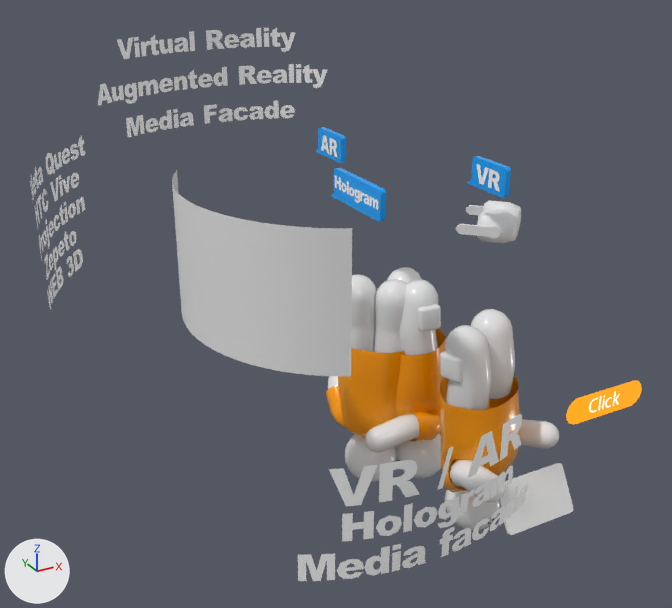
Before and after pictures for a commit that changed the glTF model 3d/vr_ar_hologram.glb.
The view is the same before and after, from a 50 mm lens placed at (-2.0, -3.96, 2.86), pointed at (0.15, -0.06, 0.91). Every picture has the same lights, and +X, +Y and +Z are marked at lower left. The picture after the commit comes second. Where no turn or scale is listed for an object, it has been applied to the vertices.

In view in the first picture: 'Box027', 'Box031', 'Box033', 'Box039', 'Link_vr_ar', 'Object010', 'Plane032', 'Text009', 'Text012', 'Text024', 'Text025', 'Text026', 'Text079', 'Text080', 'Text081' and 11 more.
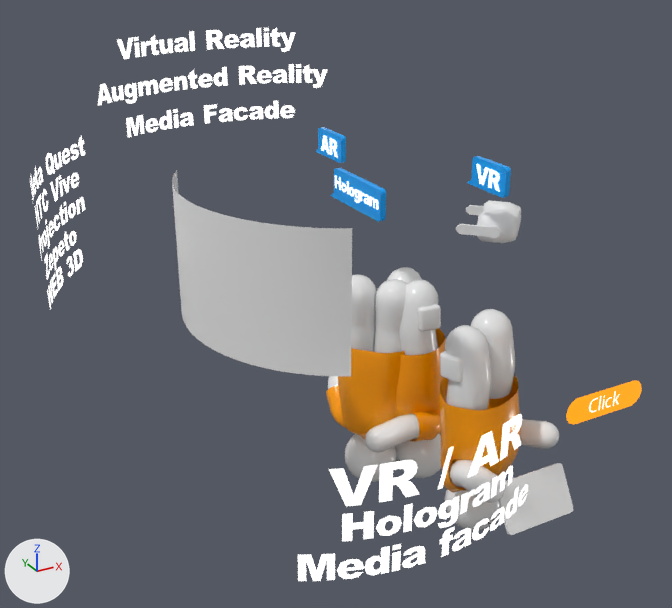
Location of each change, [x1, y1, x2, y2] in pixels of the pictures (672 x 608 px):
'Text009', surface changed (lighter): [98, 28, 328, 137] in both
'Text024', surface changed (lighter): [329, 414, 522, 506] in both
'Text025', surface changed: [298, 484, 528, 581] in both
'Text012', surface changed (lighter): [342, 466, 513, 542] in both
'Text026', surface changed (lighter): [30, 135, 85, 309] in both
'Text081', surface changed (lighter): [335, 175, 378, 210] in both
'Text080', surface changed (lighter): [477, 164, 500, 192] in both
'Text079', surface changed (lighter): [321, 135, 338, 158] in both

Edits to the bpy script that builds the scene:
```text
Change mat_typo:
    add mat_typo.emission_strength = 1.0
```
